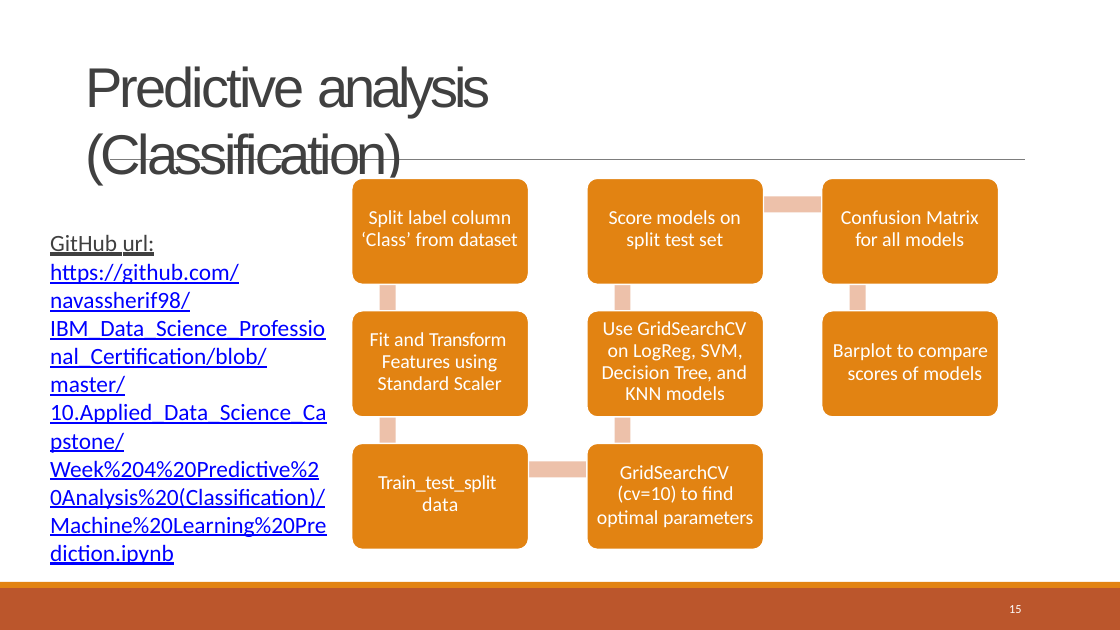
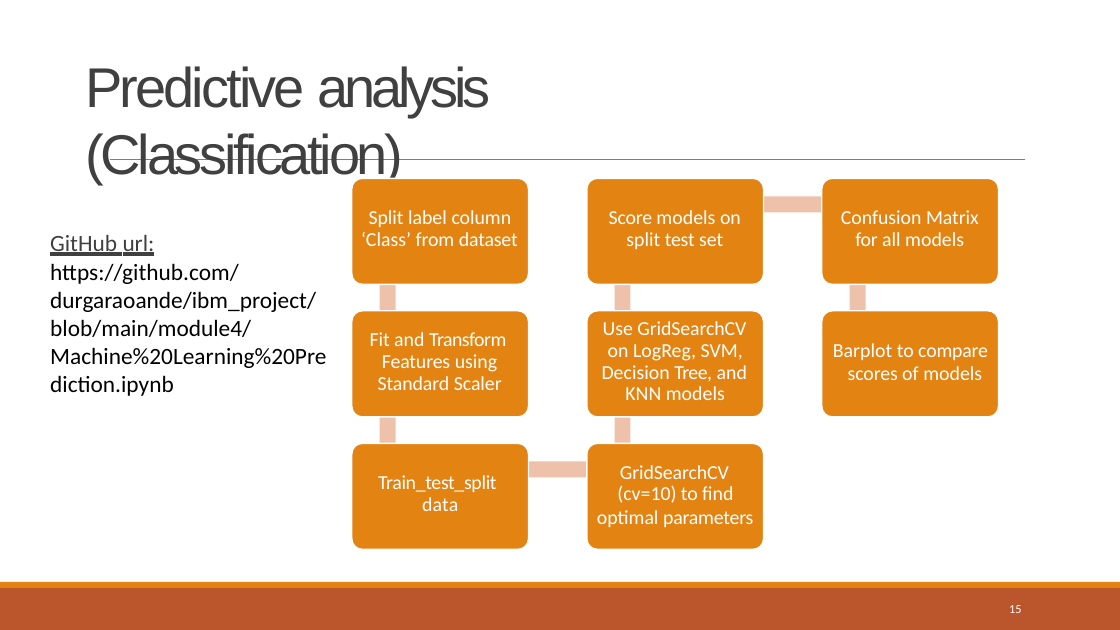
Before and after one commit to durgaraoande/ibm_project, a slide deck: slide 15 of module5/Data Science Journey.pptx. Drawn at 1120x630 pixels with LibreOffice and Linux fonts; fonts in the diff are those of the drawing. Boxes give left, top, right and bottom in pixels: in the first picture for what was removed or moved away, otherwise in the second. Text is boxed around its words. In the diff, an @@ line names an element or a change of style, - is before the commit and + after.

```diff
--- a/module5/Data Science Journey.pptx
+++ b/module5/Data Science Journey.pptx
@@ text at bbox=[50, 263, 326, 396]: text changed; text colour #0000FF to #000000 @@
-https://github.com/navassherif98/IBM_Data_Science_Professional_Certification/blob/master/10.Applied_Data_Science_Capstone/Week%204%20Predictive%20Analysis%20(Classification)/Machine%20Learning%20Prediction.ipynb
+https://github.com/durgaraoande/ibm_project/blob/main/module4/Machine%20Learning%20Prediction.ipynb
```
Also in this commit, not shown: 9 other slides changed.
